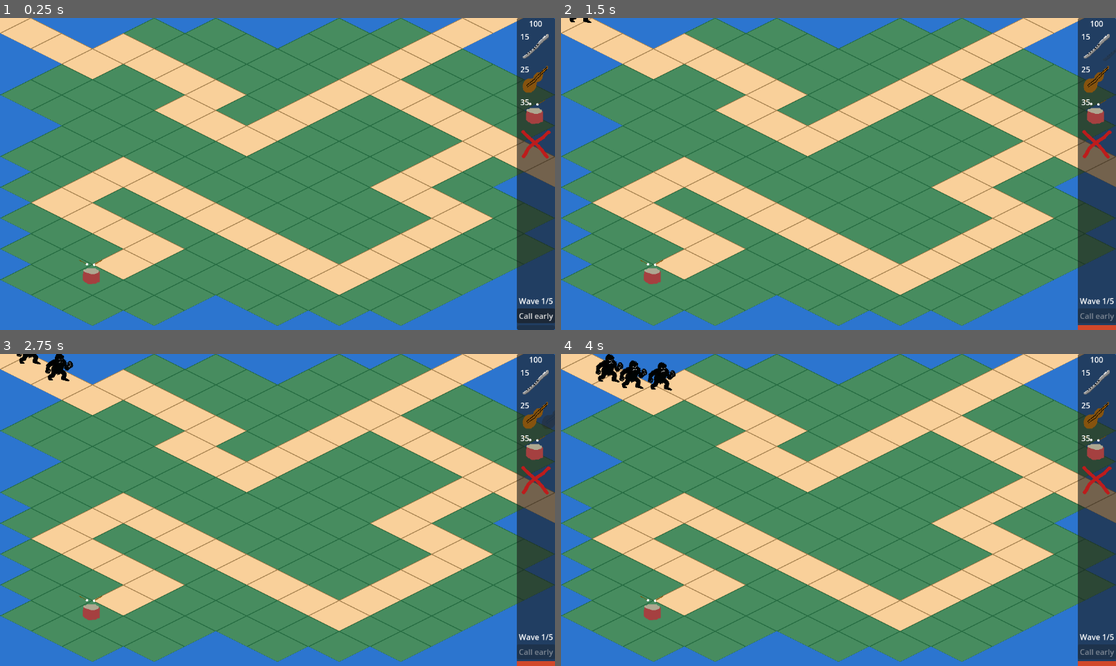
Above: before the commit, frames 1-4 (two rows, left to right).
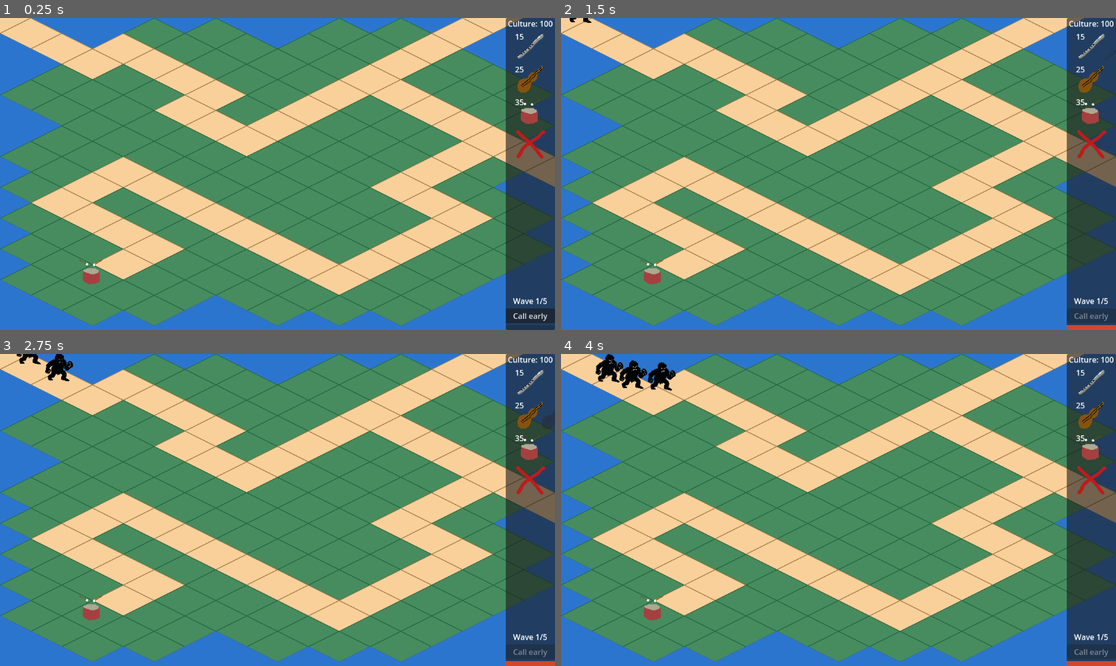
Above: after the commit, the same moments.

Repository: HedgeLizards/lout
Game: Godot game, scene res://scenes/world.tscn
Same seed, same stepped clock (60 frames per second), same inputs: the game is played once before the commit and once after it.
Inputs (mouse positions are in pixels of both pictures, inside the frame that each line leads up to):
- Up to frame 1 (0.25 s): no input
- Up to frame 2 (1.5 s): click "Call early" at 0.5 s; move the mouse to (1099, 46) at 1.27 s; click (1099, 46) at 1.42 s
- Up to frame 3 (2.75 s): move the mouse to (538, 416) at 2.02 s; click (538, 416) at 2.17 s
- Up to frame 4 (4 s): move the mouse to (1099, 447) at 2.77 s; click (1099, 447) at 2.92 s; move the mouse to (1099, 481) at 3.52 s; click (1099, 481) at 3.67 s

The runs differ from the first frame. In frame 1, 3.1% of the frame differs, in the area x 91-100%, y 0-100%; in frame 2, 3.0%; in frame 3, 3.0%; in frame 4, 3.0%.

Commit message:
Display the word Culture inside the CultureLabel

Diff:
--- a/code/culture_label.gd
+++ b/code/culture_label.gd
@@ -1,8 +1,8 @@
 extends Label
 
 func _ready() -> void:
-	text = str(Culture.culture)
+	text = 'Culture: %d' % Culture.culture
 	Culture.culture_changed.connect(on_culture_changed)
 
 func on_culture_changed(new_culture) -> void:
-	text = str(new_culture)
+	text = 'Culture: %d' % new_culture
--- a/code/ui.gd
+++ b/code/ui.gd
@@ -18,6 +18,16 @@
 		stylebox.content_margin_bottom *= screen_scale
 
 	for control in [
+		$PanelContainer,
+		$PanelContainer/VBoxContainer/Buying/BuyFlute,
+		$PanelContainer/VBoxContainer/Buying/BuyGuitar,
+		$PanelContainer/VBoxContainer/Buying/BuyDrums,
+		$PanelContainer/VBoxContainer/Buying/CancelBuy,
+		$PanelContainer/VBoxContainer/Waves/NextWave,
+	]:
+		control.custom_minimum_size *= screen_scale
+
+	for control in [
 		$PanelContainer/VBoxContainer,
 		$PanelContainer/VBoxContainer/Buying,
 		$PanelContainer/VBoxContainer/Waves,
@@ -34,15 +44,6 @@
 		$PanelContainer/VBoxContainer/Waves/CallEarly,
 	]:
 		control.add_theme_font_size_override('font_size', control.get_theme_font_size('font_size') * screen_scale)
-
-	for control in [
-		$PanelContainer/VBoxContainer/Buying/BuyFlute,
-		$PanelContainer/VBoxContainer/Buying/BuyGuitar,
-		$PanelContainer/VBoxContainer/Buying/BuyDrums,
-		$PanelContainer/VBoxContainer/Buying/CancelBuy,
-		$PanelContainer/VBoxContainer/Waves/NextWave,
-	]:
-		control.custom_minimum_size *= screen_scale
 
 func update_number_of_waves(number_of_waves):
 	$PanelContainer/VBoxContainer/Waves/Progress.text = 'Wave 1/%d' % number_of_waves
--- a/scenes/ui.tscn
+++ b/scenes/ui.tscn
@@ -15,6 +15,7 @@
 script = ExtResource("1_p7vwb")
 
 [node name="PanelContainer" type="PanelContainer" parent="."]
+custom_minimum_size = Vector2(102, 0)
 anchors_preset = 11
 anchor_left = 1.0
 anchor_right = 1.0
